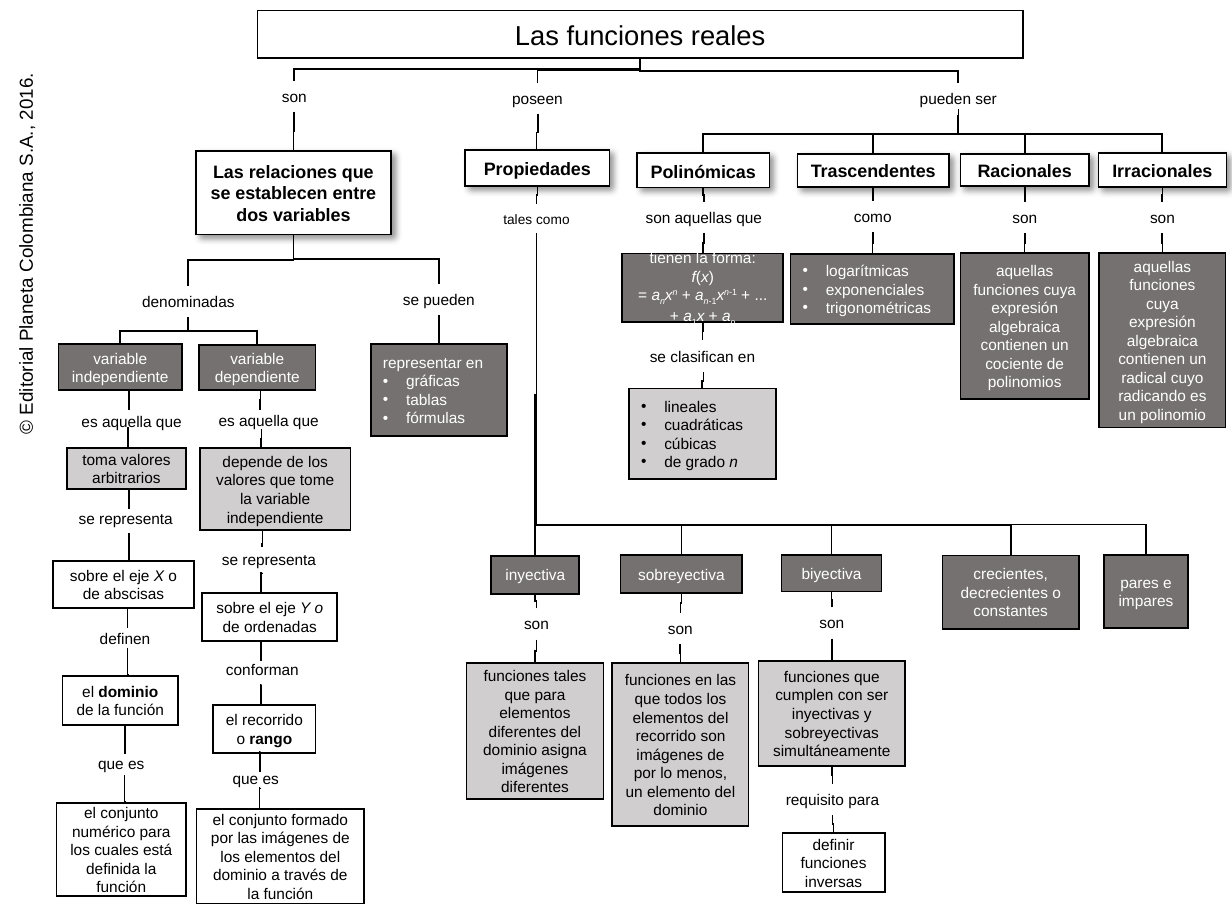
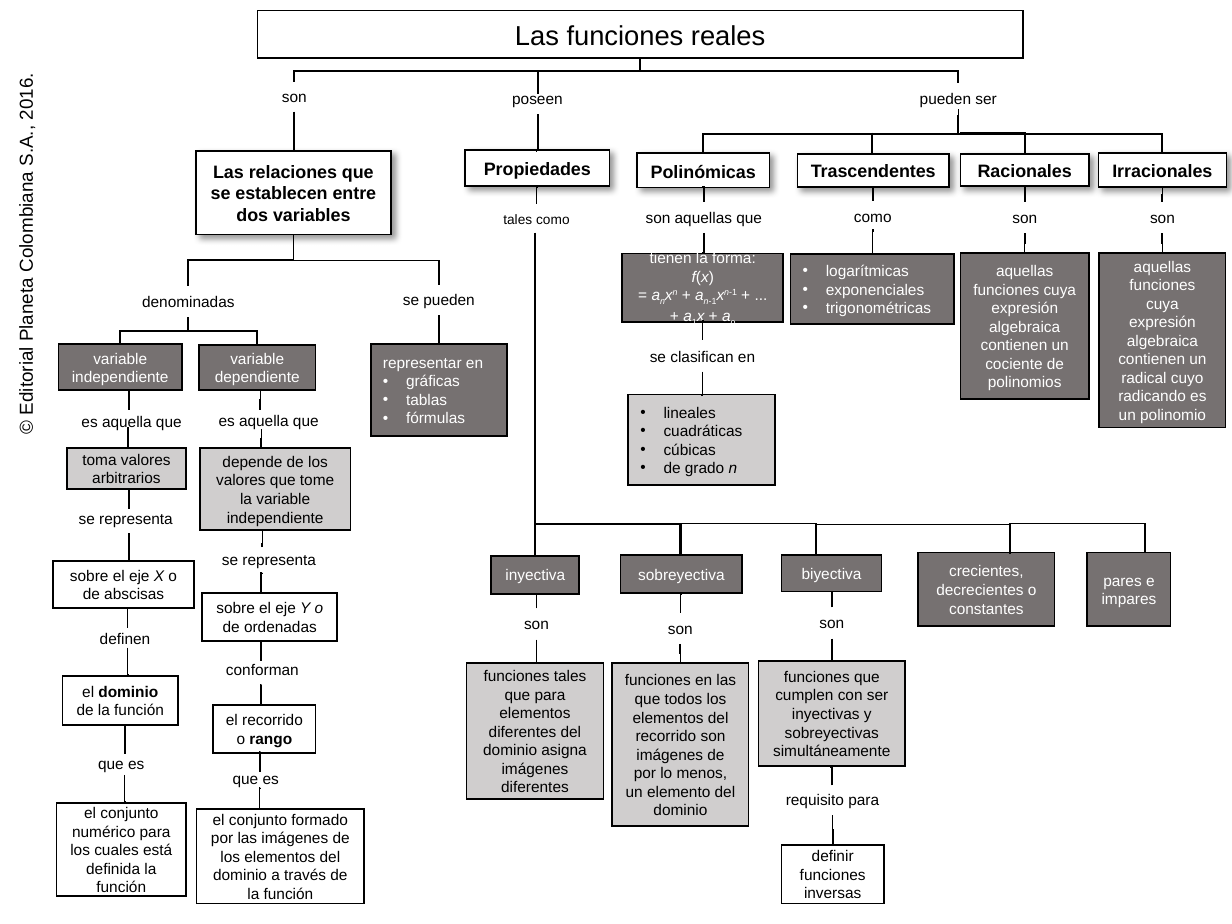
Before and after one commit to AulaPlanetaColombia/Matematicas, a slide deck: slide 1 of fuentes/contenidos/grado10/guion01/MapaConceptualMA_10_01_CO.pptx. Drawn at 1232x924 pixels with LibreOffice and Linux fonts; fonts in the diff are those of the drawing; background and template pictures are left out. Boxes give left, top, right and bottom in pixels: in the first picture for what was removed or moved away, otherwise in the second. Text is boxed around its words. In the diff, an @@ line names an element or a change of style, - is before the commit and + after.

Commit message:
mapaMA_10_01

```diff
--- a/fuentes/contenidos/grado10/guion01/MapaConceptualMA_10_01_CO.pptx
+++ b/fuentes/contenidos/grado10/guion01/MapaConceptualMA_10_01_CO.pptx
@@ elbow line (641, 59) - (294, 83): route changed @@
@@ elbow line added from (538, 71) to (538, 95), #000000 1 pt @@
@@ elbow line (538, 115) - (537, 150): route changed @@
@@ elbow line (293, 235) - (439, 286): route changed @@
@@ elbow line (535, 233) - (680, 554): route changed @@
@@ elbow line removed from (537, 233) to (536, 556) @@
@@ elbow line removed from (1010, 556) to (537, 233) @@
@@ elbow line removed from (832, 556) to (537, 233) @@
@@ elbow line removed from (1146, 554) to (537, 233) @@
@@ elbow line moved from (703, 372) - (702, 389) to (702, 372) - (702, 394) @@
@@ rectangle "lineales": place and size @@
-rectangle "lineales" at <box>630,388,776,478</box>
+rectangle "lineales" at <box>628,394,775,484</box>
@@ elbow line moved from (641, 58) - (537, 83) to (681, 556) - (816, 556) @@
@@ elbow line added from (816, 554) to (1010, 553), #000000 1 pt @@
@@ elbow line added from (1010, 554) to (1146, 553), #000000 1 pt @@
@@ rectangle "crecientes, decrecientes o constantes": place and size @@
-rectangle "crecientes, decrecientes o constantes" at <box>942,556,1079,630</box>
+rectangle "crecientes, decrecientes o constantes" at <box>918,553,1055,627</box>
@@ rectangle "pares e impares": place and size @@
-rectangle "pares e impares" at <box>1104,554,1188,628</box>
+rectangle "pares e impares" at <box>1087,553,1170,627</box>
@@ elbow line (536, 609) - (536, 594): route changed @@
@@ elbow line (536, 639) - (535, 663): route changed @@
@@ elbow line moved from (834, 833) - (833, 814) to (833, 845) - (833, 814) @@
@@ rectangle "definir": place and size @@
-rectangle "definir" at <box>782,833,885,891</box>
+rectangle "definir" at <box>781,845,883,903</box>
```
